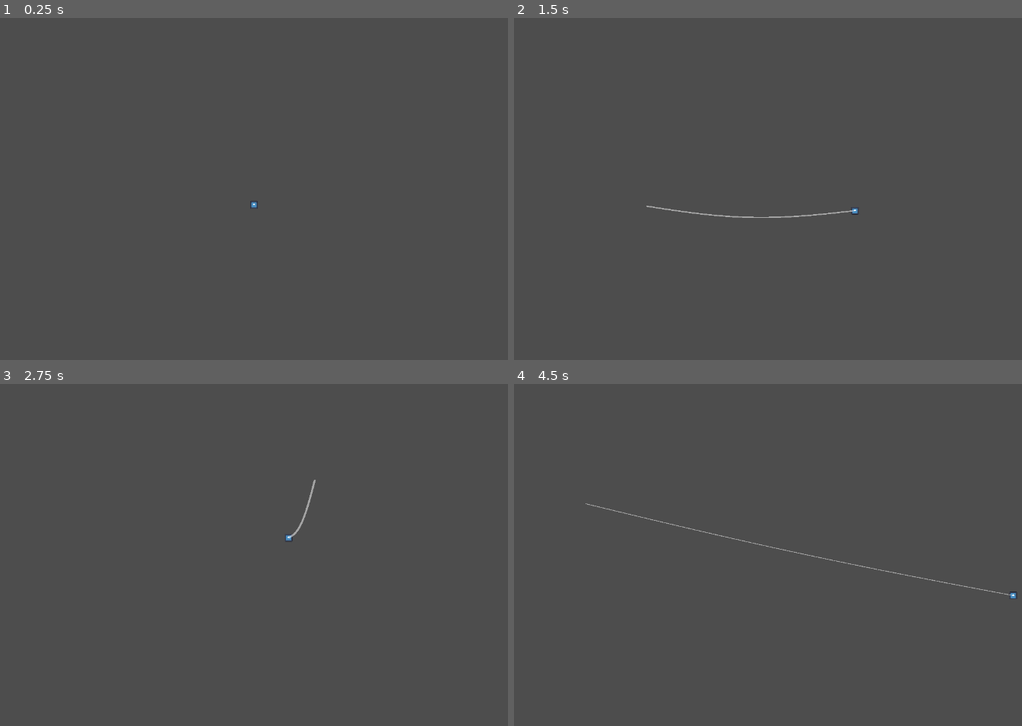
Above: before the commit, frames 1-4 (two rows, left to right).
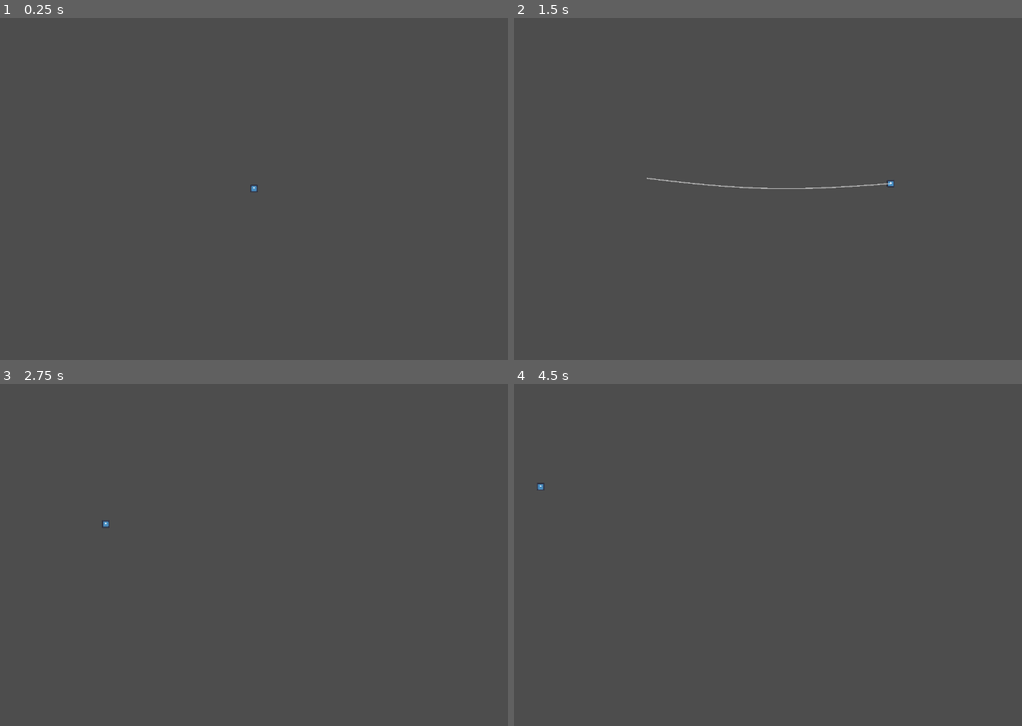
Above: after the commit, the same moments.

Repository: Pluspolar/Game-Jam-Group-3
Game: Godot game, scene res://Scenes/main.tscn
Two runs of this game, one before a commit and one after it. Both use one fixed random seed, a clock stepped at 60 frames per second and the inputs below. The engine's default icon, where the game draws it, is replaced by a stand-in: a white triangle on a blue panel in a dark square.
Inputs (mouse positions are in pixels of both pictures, inside the frame that each line leads up to):
- Up to frame 1 (0.25 s): no input
- Up to frame 2 (1.5 s): tap Enter at 0.5 s; move the mouse to (900, 171) at 0.52 s; hold W (climb) 0.53-1.28 s; hold D (right) from 0.53 s (still down); tap Space (jump) at 0.77 s; click (900, 171) at 0.8 s; move the mouse to (646, 206) at 1.27 s; click (646, 206) at 1.35 s
- Up to frame 3 (2.75 s): tap Space (jump) at 1.52 s; tap W (climb) at 1.55 s; move the mouse to (314, 479) at 2.02 s; release D (right) at 2.03 s; hold A (left) from 2.03 s (still down); hold W (climb) from 2.03 s (still down); click (314, 479) at 2.3 s
- Up to frame 4 (4.5 s): move the mouse to (737, 623) at 2.77 s; release A (left) at 2.78 s; release W (climb) at 2.78 s; hold D (right) 2.78-4.28 s; click (737, 623) at 2.85 s; tap Space (jump) at 3.02, 3.5, 3.77 s; tap W (climb) at 3.05 s; move the mouse to (950, 606) at 3.52 s; hold W (climb) 3.53-4.28 s; click (950, 606) at 3.8 s; tap Enter at 4.25 s; move the mouse to (585, 503) at 4.27 s; hold A (left) from 4.28 s (still down); click (585, 503) at 4.35 s

The runs differ from the first frame. In frame 1, less than 0.1% of the frame differs, in the area x 49-51%, y 48-56%; in frame 2, 0.4%, in the area x 26-75%, y 46-59%; in frame 3, 0.1%; in frame 4, 0.3%.

Commit message:
Camera, Raycasting target, Silky walls

Diff:
--- a/game-jam/Scenes/main.gd
+++ b/game-jam/Scenes/main.gd
@@ -2,6 +2,8 @@
 var line: Line2D
 
 @onready var player := $Player
+@onready var cam := $Cam
+@onready var raycast := $RayCast
 @export var string_amount : float = 40 #Use Even Number
 @export var stretchiness : float = 400
 @export var x_stretch : float = 0.75  #it's better to be between 0-1, it streches more based on the x axis
@@ -10,6 +12,8 @@
 @export var speed_limit: float = 10000
 @export var string_power: float = 1.5
 
+var last_raycast_point : Vector2 = Vector2(0,0)
+var global_mouse_pos : Vector2
 var strecth_amount : float = 0
 #var mouse_point : Vector2
 var distance : float
@@ -43,6 +47,8 @@
 	line.add_point(Global.string_target)
 
 func _process(delta: float) -> void:
+	global_mouse_pos = get_global_mouse_position()
+
 	if Global.is_swinging:
 		var dir_vel = player.position.direction_to(Global.string_target)
 
@@ -58,7 +64,26 @@
 
 		#print(angle)
 		#print(player.velocity)
-
 	else:
 		line.clear_points()
-	print(Global.string_target)
+
+	var cam_interpolation : float = 0.1*(1+(pow(abs(player.velocity.y), 1.2)*0.001))
+	var player_velocity_limit : float = player.velocity.y
+	player_velocity_limit /= 1+(player_velocity_limit*0.0003)
+	player_velocity_limit = player_velocity_limit*0.1 + player.position.y + (get_viewport().get_mouse_position().y-(get_viewport().size.y/2))*0.2
+	if cam_interpolation < 1: cam.position.y += (player_velocity_limit - cam.position.y) * cam_interpolation / delta * delta
+	else: cam.position.y = player_velocity_limit
+
+	raycast.global_position = player.global_position
+	raycast.target_position = global_mouse_pos - player.global_position
+	#print(raycast.get_collision_point())
+
+
+func _unhandled_input(event: InputEvent) -> void:
+	if event.is_action_pressed("shoot"):
+		if raycast.is_colliding():
+			Global.string_target = raycast.get_collision_point()
+			Global.is_swinging = true
+		elif $Silky_wall.mouse_entered:
+			Global.string_target = global_mouse_pos
+			Global.is_swinging = true
--- a/game-jam/Scenes/main.tscn
+++ b/game-jam/Scenes/main.tscn
@@ -3,12 +3,53 @@
 [ext_resource type="Script" uid="uid://c4ox0svdgy856" path="res://Scenes/main.gd" id="1_bo1nx"]
 [ext_resource type="PackedScene" uid="uid://cp63kc2ym1jcn" path="res://Scenes/player.tscn" id="1_jjgbg"]
 [ext_resource type="PackedScene" uid="uid://c3kjx72nr0ib0" path="res://Scenes/walls.tscn" id="3_8gbba"]
+[ext_resource type="PackedScene" uid="uid://5lm2bec2knbt" path="res://Scenes/silky_wall.tscn" id="4_jjvhh"]
+
+[sub_resource type="RectangleShape2D" id="RectangleShape2D_8gbba"]
+size = Vector2(126, 1206)
+
+[sub_resource type="RectangleShape2D" id="RectangleShape2D_jjvhh"]
+size = Vector2(1324.25, 106.5)
 
 [node name="main" type="Node2D" unique_id=1425132053]
 script = ExtResource("1_bo1nx")
 
 [node name="Player" parent="." unique_id=38737271 instance=ExtResource("1_jjgbg")]
-position = Vector2(659, 335)
+position = Vector2(640, 361)
 
 [node name="walls" parent="." unique_id=1711967700 instance=ExtResource("3_8gbba")]
 metadata/_edit_lock_ = true
+
+[node name="Cam" type="Camera2D" parent="." unique_id=1260990897]
+position = Vector2(640, 360)
+
+[node name="StaticBody2D" type="StaticBody2D" parent="Cam" unique_id=381503685]
+position = Vector2(-640, -360)
+collision_layer = 2
+
+[node name="CollisionShape2D" type="CollisionShape2D" parent="Cam/StaticBody2D" unique_id=344616767]
+position = Vector2(53, 367)
+shape = SubResource("RectangleShape2D_8gbba")
+debug_color = Color(0.9775489, 0, 0.4069383, 0.41960785)
+
+[node name="CollisionShape2D2" type="CollisionShape2D" parent="Cam/StaticBody2D" unique_id=1038984307]
+position = Vector2(1222, 364)
+shape = SubResource("RectangleShape2D_8gbba")
+debug_color = Color(0.9775489, 0, 0.4069383, 0.41960785)
+
+[node name="CollisionShape2D3" type="CollisionShape2D" parent="Cam/StaticBody2D" unique_id=1553283514]
+position = Vector2(630.125, 927.25)
+shape = SubResource("RectangleShape2D_jjvhh")
+debug_color = Color(0.9764706, 0, 0.40784314, 0.41960785)
+
+[node name="CollisionShape2D4" type="CollisionShape2D" parent="Cam/StaticBody2D" unique_id=1714172986]
+position = Vector2(636, -181)
+shape = SubResource("RectangleShape2D_jjvhh")
+debug_color = Color(0.9764706, 0, 0.40784314, 0.41960785)
+
+[node name="RayCast" type="RayCast2D" parent="." unique_id=259199551]
+visible = false
+target_position = Vector2(0, 0)
+collision_mask = 2
+
+[node name="Silky_wall" parent="." unique_id=1590487600 instance=ExtResource("4_jjvhh")]
--- a/game-jam/Scenes/player.gd
+++ b/game-jam/Scenes/player.gd
@@ -16,15 +16,16 @@
 
 	velocity.x *= 0.985 / delta * delta
 	var can_climb : bool = Input.is_action_pressed("climb") and abs(position.x-Global.string_target.x) < 13
-	var dir_to_mouse : Vector2 = position.direction_to(Global.string_target)
+	#var dir_to_mouse : Vector2 = position.direction_to(Global.string_target)
 
-	if can_climb:
+	#if can_climb:
 		#position.direction_to(get_viewport().get_mouse_position())
-		velocity.x += delta * dir_to_mouse.x * 300
+		#velocity.x += delta * dir_to_mouse.x * 300
 
 	#var temp_vel_y : float = delta * dir_to_mouse.y * 100
-	if can_climb and Global.is_swinging and position.y > Global.string_target.y and velocity.y + position.y > Global.string_target.y and abs(velocity.x) + abs(velocity.y) <= 200:
-		velocity.x *= 0.95 / delta * delta
+	if can_climb and Global.is_swinging and position.y > Global.string_target.y and velocity.y*0.4 + position.y > Global.string_target.y and abs(velocity.x) + abs(velocity.y) <= 200:
+		velocity.x *= 0.94 / delta * delta
+		velocity += position.direction_to(Global.string_target) * delta * 50
 	elif not (is_on_wall() and abs(get_wall_normal().x) <= 0.8):
 		velocity.y += 1000 * delta
 	#position += velocity * delta
@@ -67,6 +68,20 @@
 
 	move_and_slide()
 
+
+	if abs(old_vel.x)*0.5 + abs(old_vel.y) >= 1000:
+		if is_on_ceiling():
+			$Reversable/particles/up.emitting = true
+		if is_on_floor():
+			$Reversable/particles/down.emitting = true
+
+	if abs(old_vel.x) + abs(old_vel.y)*0.5 > 1250:
+		if is_on_wall():
+			if get_wall_normal().x < 0:
+				$Reversable/particles/right.emitting = true
+			else:
+				$Reversable/particles/left.emitting = true
+
 	if is_on_wall() and abs(old_vel.x) + abs(old_vel.y)*0.5 > 1250 and not already_on_wall:
 		velocity.x = old_vel.x*-0.1
 		already_on_wall = true
@@ -85,4 +100,8 @@
 	else:
 		is_sticking = false
 
+	if abs(velocity.x) > get_parent().speed_limit : velocity.x = get_parent().speed_limit * abs(velocity.x)/velocity.x
+	if abs(velocity.y) > get_parent().speed_limit : velocity.y = get_parent().speed_limit * abs(velocity.y)/velocity.y
+
+	if position.x < 0 or position.x > get_viewport().size.x: position.x = get_viewport().size.x/2
 	#print(velocity.x)
--- a/game-jam/Scenes/player.tscn
+++ b/game-jam/Scenes/player.tscn
@@ -22,6 +22,7 @@
 size = Vector2(16, 16)
 
 [node name="Player" type="CharacterBody2D" unique_id=38737271]
+collision_mask = 3
 script = ExtResource("1_v0iea")
 speed = 500.0
 
@@ -31,5 +32,62 @@
 scale = Vector2(0.125, 0.12499999)
 sprite_frames = SubResource("SpriteFrames_vgqql")
 
+[node name="particles" type="Node2D" parent="Reversable" unique_id=272623293]
+position = Vector2(-8, 0)
+
+[node name="left" type="CPUParticles2D" parent="Reversable/particles" unique_id=1282181884]
+emitting = false
+amount = 40
+lifetime = 2.0
+one_shot = true
+explosiveness = 1.0
+spread = 80.0
+gravity = Vector2(0, 600)
+initial_velocity_min = 100.0
+initial_velocity_max = 350.0
+scale_amount_max = 2.5
+
+[node name="right" type="CPUParticles2D" parent="Reversable/particles" unique_id=271214284]
+position = Vector2(16, 0)
+emitting = false
+amount = 40
+lifetime = 2.0
+one_shot = true
+explosiveness = 1.0
+direction = Vector2(-1, 0)
+spread = 80.0
+gravity = Vector2(0, 600)
+initial_velocity_min = 100.0
+initial_velocity_max = 350.0
+scale_amount_max = 2.5
+
+[node name="down" type="CPUParticles2D" parent="Reversable/particles" unique_id=788850856]
+position = Vector2(8, 8)
+emitting = false
+amount = 40
+lifetime = 2.0
+one_shot = true
+explosiveness = 1.0
+direction = Vector2(0, -1)
+spread = 80.0
+gravity = Vector2(0, 600)
+initial_velocity_min = 300.0
+initial_velocity_max = 600.0
+scale_amount_max = 2.5
+
+[node name="up" type="CPUParticles2D" parent="Reversable/particles" unique_id=622602415]
+position = Vector2(8, -8)
+emitting = false
+amount = 40
+lifetime = 2.0
+one_shot = true
+explosiveness = 1.0
+direction = Vector2(0, 1)
+spread = 80.0
+gravity = Vector2(0, 600)
+initial_velocity_min = 100.0
+initial_velocity_max = 350.0
+scale_amount_max = 2.5
+
 [node name="Hitbox" type="CollisionShape2D" parent="." unique_id=102091354]
 shape = SubResource("RectangleShape2D_cvnsp")
--- /dev/null
+++ b/game-jam/Scenes/silky_wall.gd
@@ -0,0 +1,10 @@
+extends Node2D
+
+var mouse_entered : bool = false
+
+func _on_area_2d_mouse_entered() -> void:
+	mouse_entered = true
+
+
+func _on_area_2d_mouse_exited() -> void:
+	mouse_entered = false
--- /dev/null
+++ b/game-jam/Scenes/silky_wall.tscn
@@ -0,0 +1,24 @@
+[gd_scene format=3 uid="uid://5lm2bec2knbt"]
+
+[ext_resource type="Script" uid="uid://tc5g17765dcb" path="res://Scenes/silky_wall.gd" id="1_nuyfb"]
+
+[sub_resource type="RectangleShape2D" id="RectangleShape2D_ejt2b"]
+size = Vector2(187.25, 140)
+
+[node name="Silky_wall" type="Node2D" unique_id=1590487600]
+script = ExtResource("1_nuyfb")
+
+[node name="Area2D" type="Area2D" parent="." unique_id=1241750640]
+
+[node name="CollisionShape2D" type="CollisionShape2D" parent="Area2D" unique_id=63619849]
+position = Vector2(356, 224)
+shape = SubResource("RectangleShape2D_ejt2b")
+debug_color = Color(0.55757344, 0.5340342, 0.48370427, 0.41960785)
+
+[node name="CollisionShape2D2" type="CollisionShape2D" parent="Area2D" unique_id=2097048960]
+position = Vector2(963.375, 429)
+shape = SubResource("RectangleShape2D_ejt2b")
+debug_color = Color(0.55757344, 0.5340342, 0.48370427, 0.41960785)
+
+[connection signal="mouse_entered" from="Area2D" to="." method="_on_area_2d_mouse_entered"]
+[connection signal="mouse_exited" from="Area2D" to="." method="_on_area_2d_mouse_exited"]
--- a/game-jam/Scenes/walls.tscn
+++ b/game-jam/Scenes/walls.tscn
@@ -12,6 +12,7 @@
 [node name="walls" type="Node2D" unique_id=1711967700]
 
 [node name="StaticBody2D" type="StaticBody2D" parent="." unique_id=1450740496]
+collision_layer = 2
 
 [node name="CollisionShape2D" type="CollisionShape2D" parent="StaticBody2D" unique_id=177588032]
 position = Vector2(251.25, 519)
--- a/game-jam/global.gd
+++ b/game-jam/global.gd
@@ -4,9 +4,6 @@
 var is_swinging: bool = false
 
 func _unhandled_input(event: InputEvent) -> void:
-	if event.is_action_pressed("shoot"):
-		string_target = get_viewport().get_mouse_position()
-		is_swinging = true
 	if event.is_action_pressed("jump") and is_swinging:
 		await get_tree().create_timer(0.01).timeout
 		is_swinging = false
Not shown, added: game-jam/Scenes/silky_wall.gd.uid
